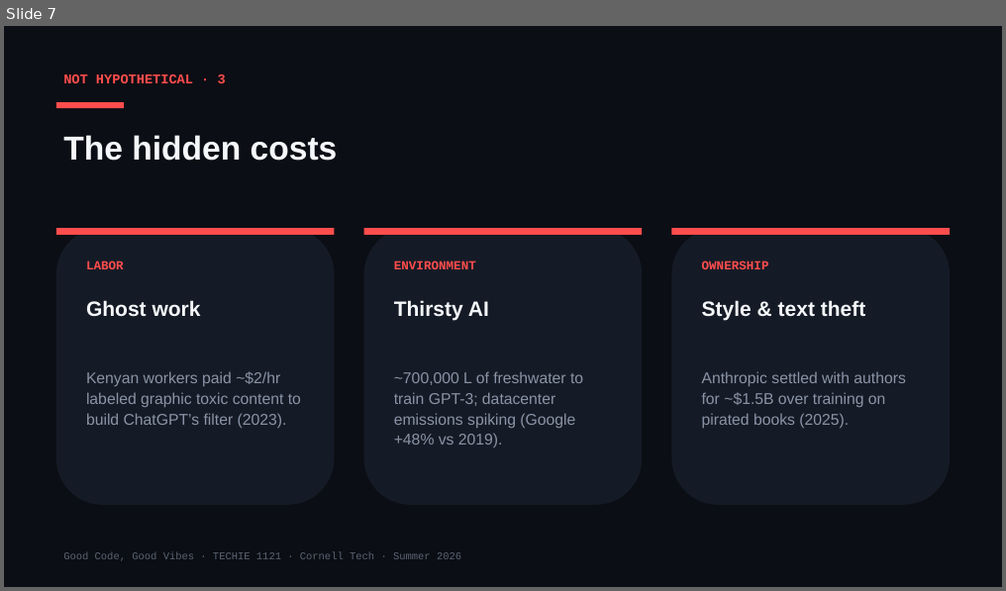
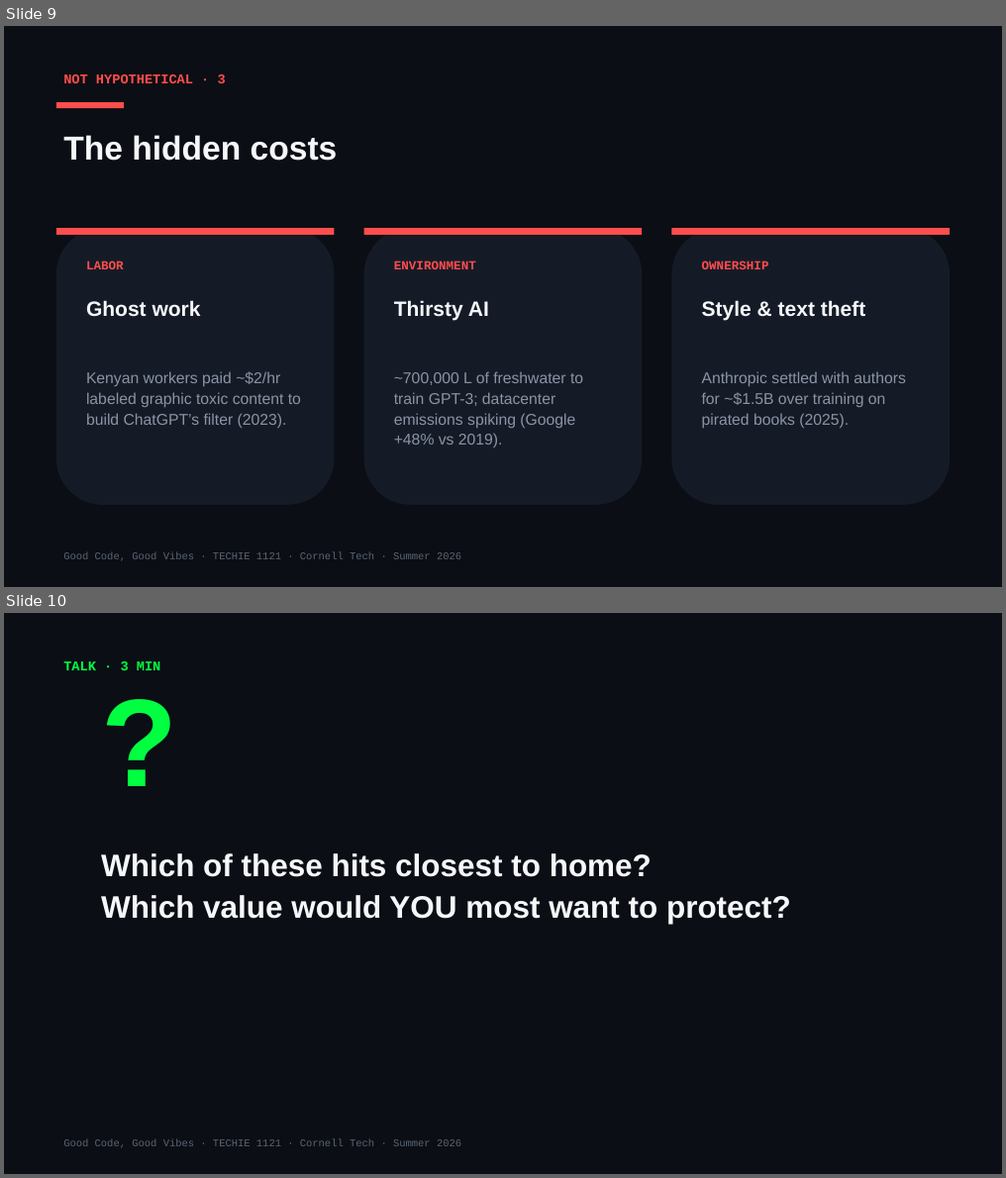
Before and after one commit to Cornell-Tech-Vibe-Coding-Summer-2026/website, a slide deck: slides/Week2-Wed-AI-Against-AI.pptx. Shown one above the other, each under a label of ours: slide 7 before the commit, slides 9 and 10 after it. The pictures are 1006x591 and 1006x1178 pixels, drawn with LibreOffice and Linux fonts; fonts in the diff are those of the drawing. Boxes give left, top, right and bottom in pixels: in the first picture for what was removed or moved away, otherwise in the second. Text is boxed around its words. In the diff, an @@ line names an element or a change of style, - is before the commit and + after.

```diff
--- a/slides/Week2-Wed-AI-Against-AI.pptx
+++ b/slides/Week2-Wed-AI-Against-AI.pptx
@@ slide 10 added at [4, 613, 1002, 1174], background #0B0E14 @@
@@ text added at [63, 662, 161, 670], 13 pt, text #00FF41, bold @@
+TALK · 3 MIN
@@ text added at [94, 658, 319, 808], 120 pt, text #00FF41, bold @@
+?
@@ text added at [101, 854, 791, 924], 30 pt, text #F5F7FA, bold @@
+Which of these hits closest to home?
+Which value would YOU most want to protect?
@@ text added at [63, 1140, 461, 1149], 10 pt, text #5A6474 @@
+Good Code, Good Vibes · TECHIE 1121 · Cornell Tech · Summer 2026
@@ what was slide 7 is now slide 9 @@
```
Also in this commit, not shown: 3 slides changed, 6 other slides added, 1 other file.
